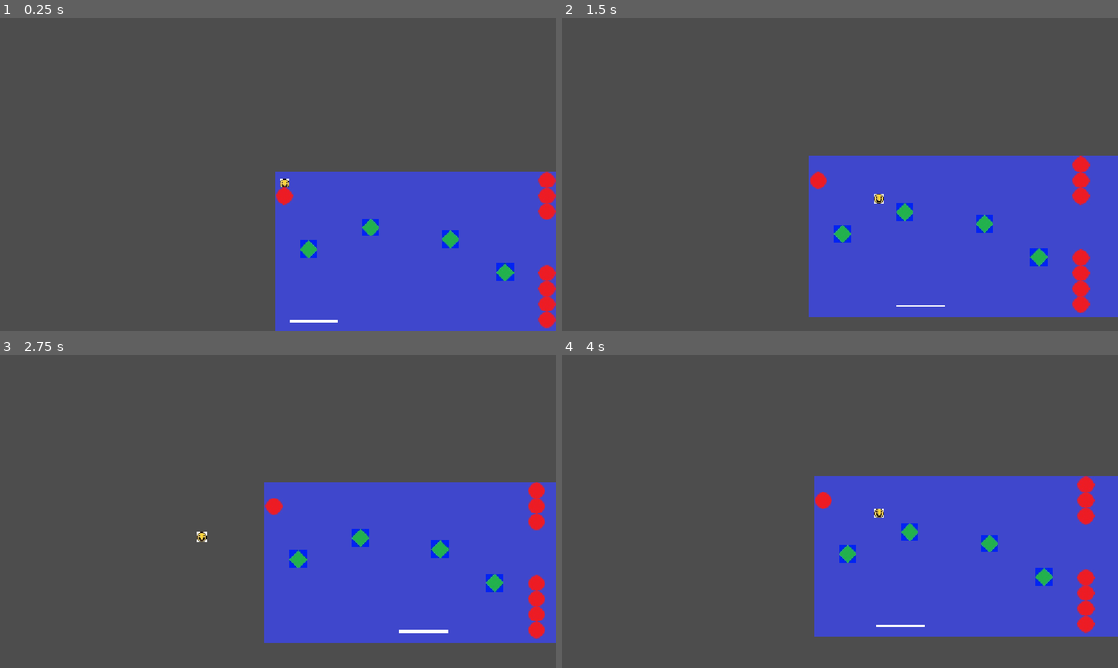
Above: before the commit, frames 1-4 (two rows, left to right).
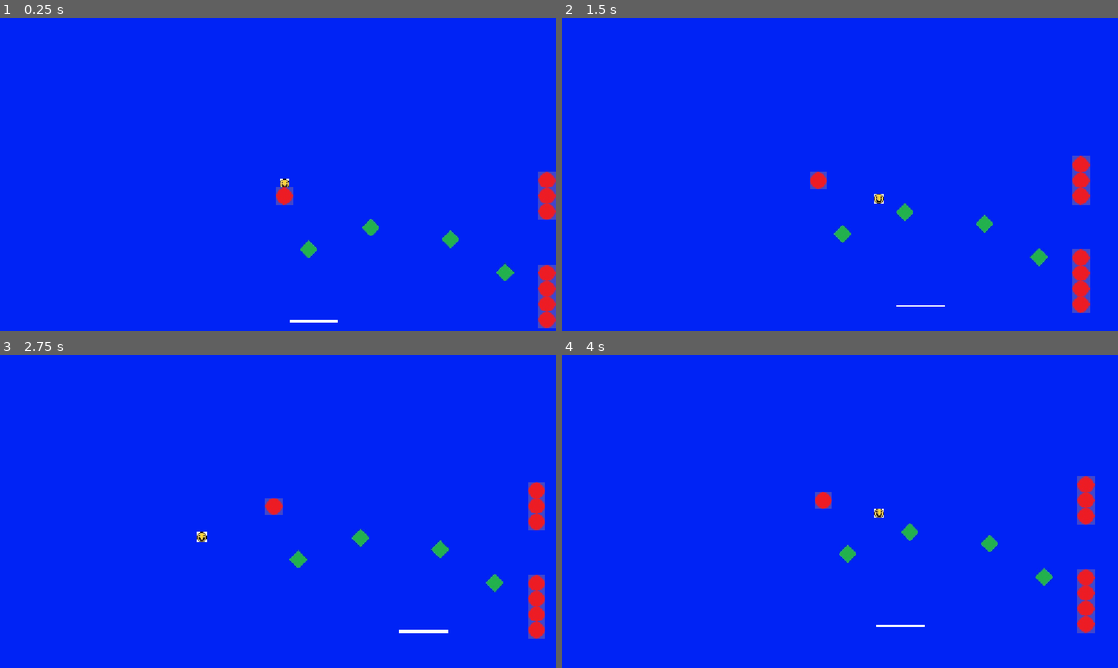
Above: after the commit, the same moments.

Repository: isobel-p/haven
Game: Godot game, scene res://game.tscn
The game is run twice, just before and just after one commit, with the same random seed, the same clock (stepped at 60 frames per second) and the same inputs.
Inputs:
- Up to frame 1 (0.25 s): no input
- Up to frame 2 (1.5 s): hold Right (right) from 0.53 s (still down); tap Up (jump) at 0.77 s
- Up to frame 3 (2.75 s): tap Up (jump) at 1.52 s; release Right (right) at 2.03 s; hold Left (left) from 2.03 s (still down)
- Up to frame 4 (4 s): release Left (left) at 2.78 s; hold Right (right) from 2.78 s (still down); tap Up (jump) at 3.02, 3.77 s

The runs differ from the first frame. In frame 1, 98% of the frame differs, in the area x 0-100%, y 0-100%; in frame 2, 98%; in frame 3, 98%; in frame 4, 98%.

Commit message:
Changed Visuals

Diff:
--- a/game.tscn
+++ b/game.tscn
@@ -1,6 +1,6 @@
 [gd_scene format=4 uid="uid://bdljtg72p7ljc"]
 
-[ext_resource type="Texture2D" uid="uid://bf81oq12rnla6" path="res://assets/Table.jpg" id="1_7jktm"]
+[ext_resource type="Texture2D" uid="uid://d3m7gnasqvp5f" path="res://Table.jpg" id="1_eow3j"]
 [ext_resource type="PackedScene" uid="uid://cnqgbwkp73ixq" path="res://spike.tscn" id="2_eow3j"]
 [ext_resource type="Script" uid="uid://cdkivmcm0qs" path="res://scripts/character_body_2d.gd" id="2_fc0e3"]
 [ext_resource type="Texture2D" uid="uid://bwaedd2nk32yo" path="res://assets/Player.jpg" id="2_feb5d"]
@@ -34,13 +34,13 @@
 anchors_preset = 15
 anchor_right = 1.0
 anchor_bottom = 1.0
-offset_left = -3.0
-offset_top = -3.0
-offset_right = 849.0
-offset_bottom = -318.0
+offset_left = -884.0
+offset_top = -644.0
+offset_right = 1635.0
+offset_bottom = 425.0
 grow_horizontal = 2
 grow_vertical = 2
-texture = ExtResource("1_7jktm")
+texture = ExtResource("1_eow3j")
 stretch_mode = 1
 
 [node name="Spike" parent="." unique_id=812565973 instance=ExtResource("2_eow3j")]
@@ -95,13 +95,13 @@
 position = Vector2(1230, 29)
 
 [node name="Spike20" parent="." unique_id=669591423 instance=ExtResource("2_eow3j")]
-position = Vector2(1464, 84)
+position = Vector2(1461, 66)
 
 [node name="Spike21" parent="." unique_id=916420818 instance=ExtResource("2_eow3j")]
-position = Vector2(1566, 82)
+position = Vector2(1565, 67)
 
 [node name="Spike22" parent="." unique_id=952203893 instance=ExtResource("2_eow3j")]
-position = Vector2(1515, 82)
+position = Vector2(1514, 274)
 
 [node name="Big Paddle" parent="." unique_id=1004621300 instance=ExtResource("2_ryrav")]
 position = Vector2(1, 304)
@@ -135,6 +135,7 @@
 position = Vector2(1, -1)
 tile_set = SubResource("TileSet_j7hea")
 format = 2
+layer_0/tile_data = PackedInt32Array(34, 2, 0)
 
 [node name="Layer1" type="TileMapLayer" parent="TileMap" unique_id=339631563]
 use_parent_material = true
Binary file added: Brick.jpg
Not shown, added: Brick.jpg.import
Binary file added: Table.jpg
Not shown, added: Table.jpg.import
